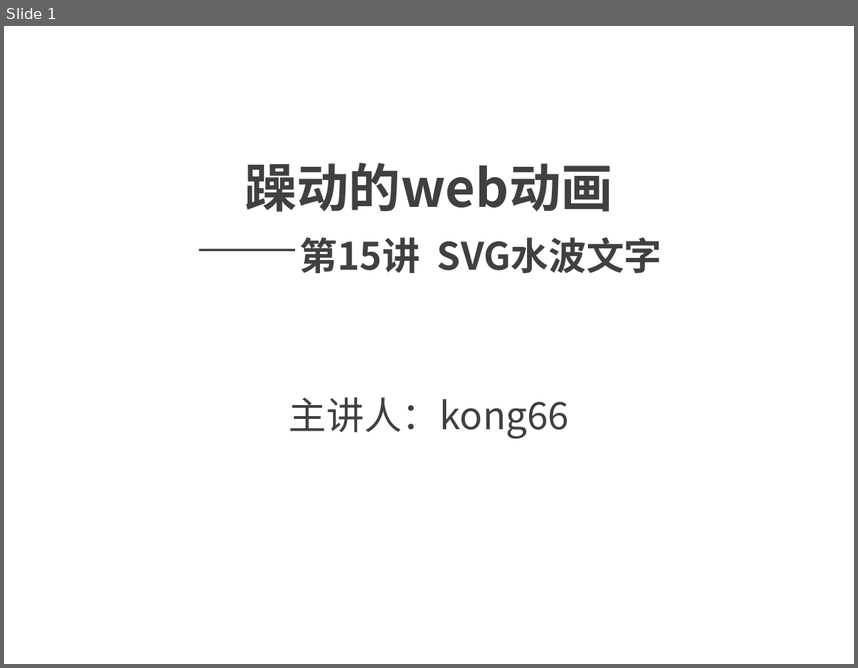
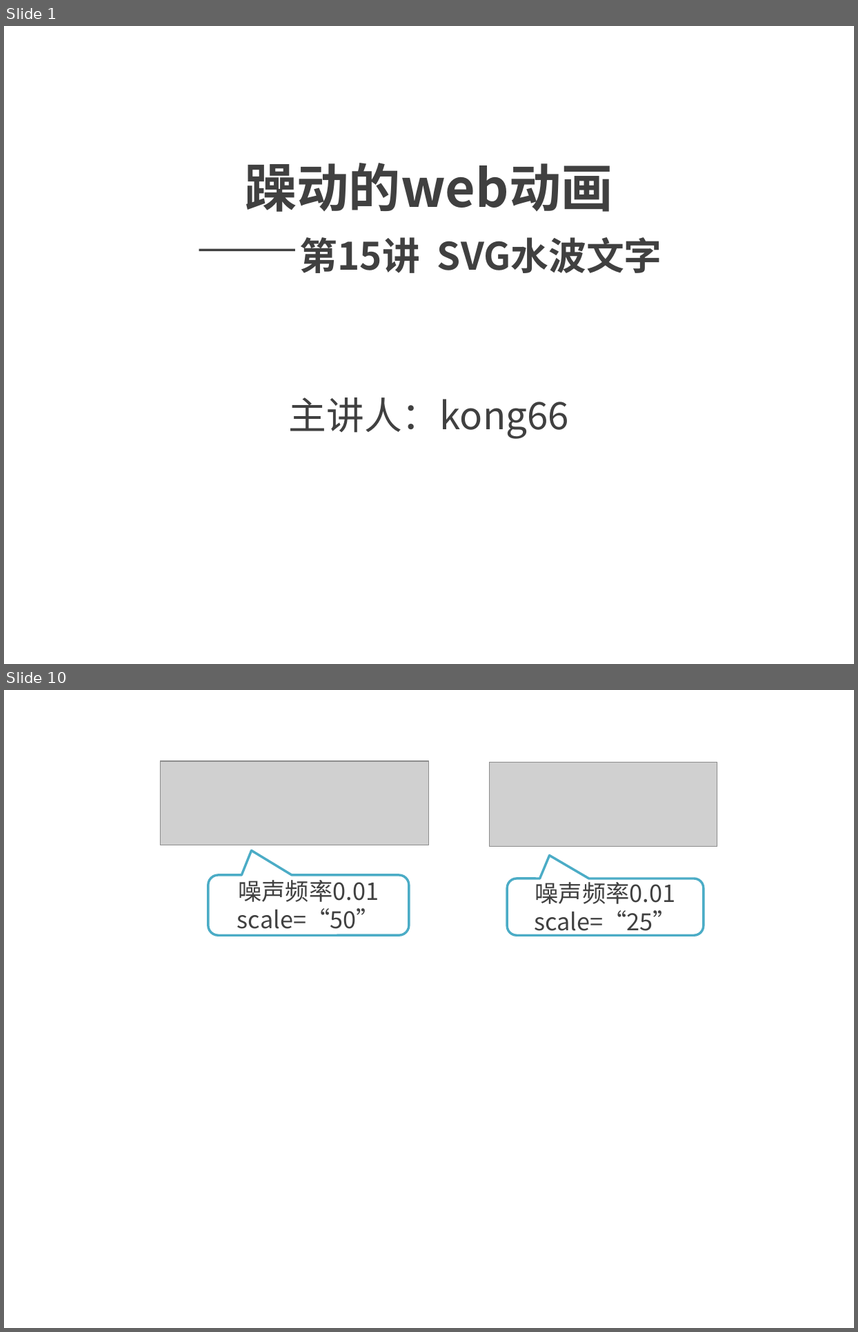
Before and after one commit to kong66/webAni, a slide deck: 15-svg-filter-text-wave/15.pptx. Shown one above the other, each under a label of ours: slide 1 before the commit, slides 1 and 10 after it; the slides between them are not shown. The pictures are 858x668 and 858x1332 pixels, drawn with LibreOffice and Linux fonts; fonts in the diff are those of the drawing; grey boxes stand for pictures. Boxes give left, top, right and bottom in pixels: in the first picture for what was removed or moved away, otherwise in the second. Text is boxed around its words. In the diff, an @@ line names an element or a change of style, - is before the commit and + after.

```diff
--- a/15-svg-filter-text-wave/15.pptx
+++ b/15-svg-filter-text-wave/15.pptx
@@ slide 10 added at [4, 690, 854, 1328], background #FFFFFF @@
@@ picture added at [161, 761, 429, 845] @@
@@ picture added at [489, 762, 717, 847] @@
@@ rounded speech box added at [208, 876, 408, 936], fill #FFFFFF, outline #4BACC6 2 pt, 20 pt, text #404040 @@
+噪声频率0.01
+scale=“50”
@@ rounded speech box added at [507, 879, 704, 936], fill #FFFFFF, outline #4BACC6 2 pt, 20 pt, text #404040 @@
+噪声频率0.01
+scale=“25”
```
Also in this commit, not shown: 3 slides changed, 8 other slides added, 8 slides removed, 2 other files.
